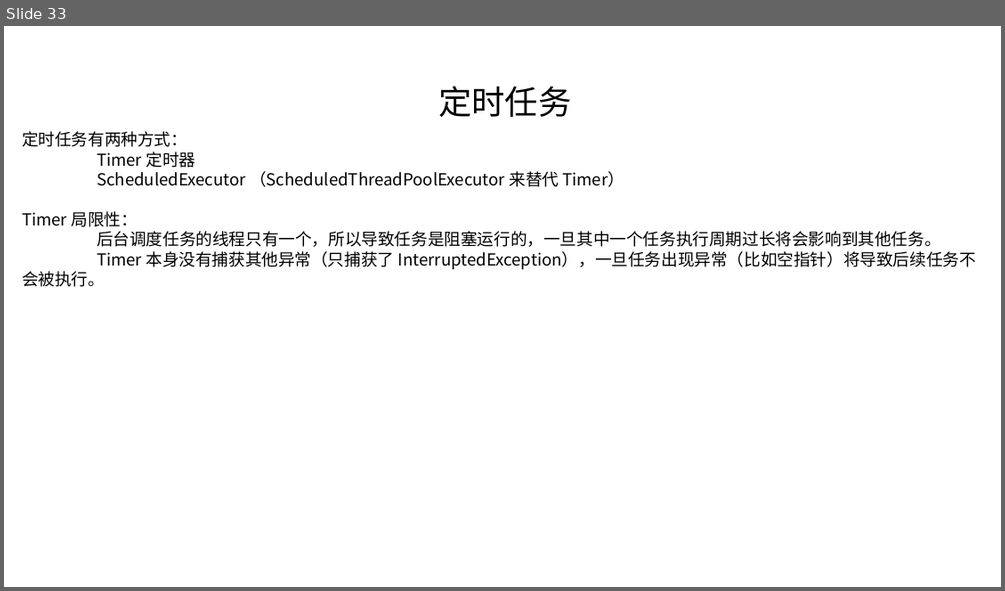
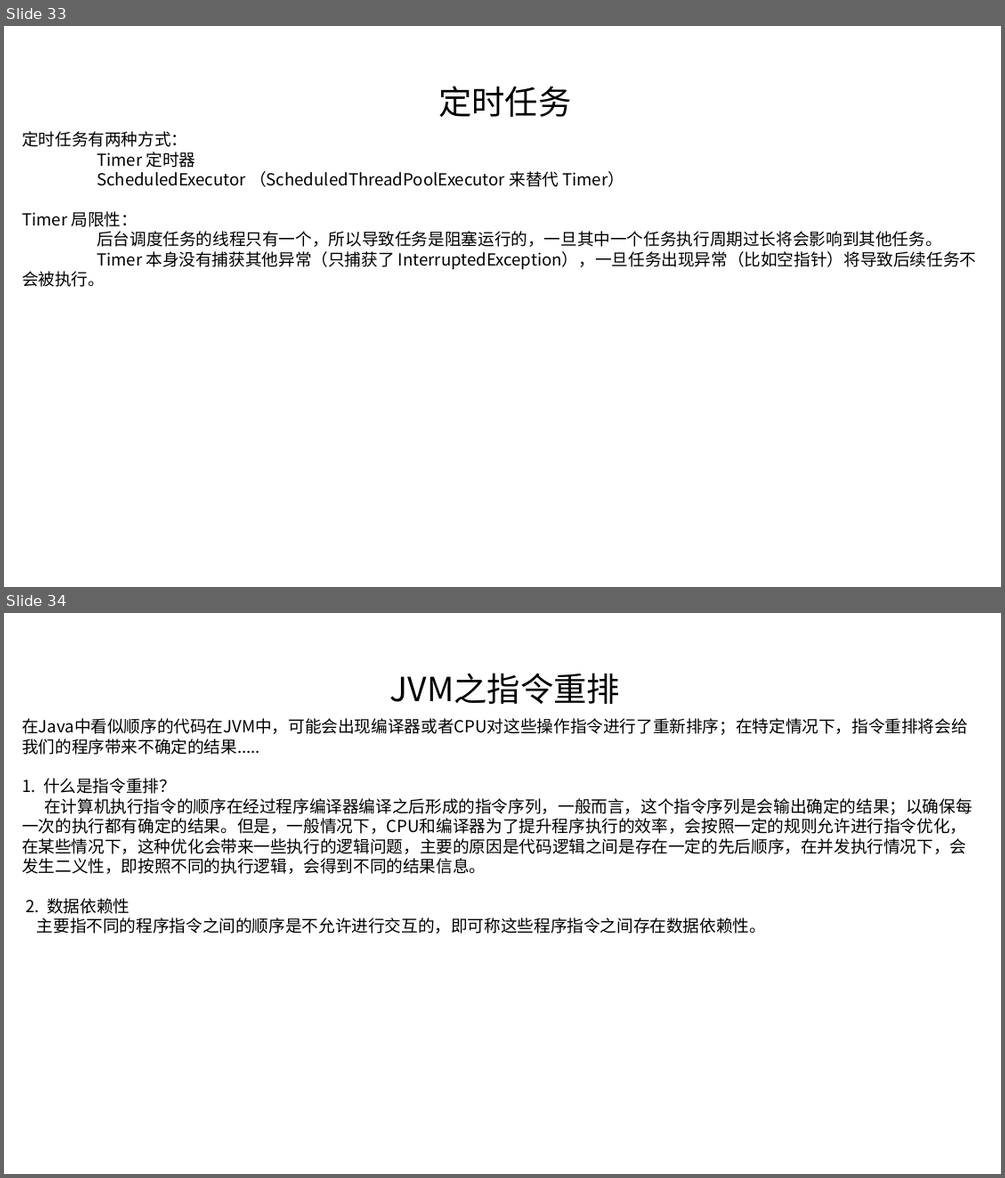
Before and after one commit to linkknown/PPT, a slide deck: 基础PPT/第10章：Java并发基础.pptx. Shown one above the other, each under a label of ours: slide 33 before the commit, slides 33 and 34 after it. The pictures are 1005x591 and 1005x1178 pixels, drawn with LibreOffice and Linux fonts; fonts in the diff are those of the drawing; background and template pictures are left out. Boxes give left, top, right and bottom in pixels: in the first picture for what was removed or moved away, otherwise in the second. Text is boxed around its words. In the diff, an @@ line names an element or a change of style, - is before the commit and + after.

Commit message:
PPT 优化

```diff
--- a/基础PPT/第10章：Java并发基础.pptx
+++ b/基础PPT/第10章：Java并发基础.pptx
@@ slide 34 added at (4, 613, 1001, 1174), background picture (left out) @@
@@ text added at (390, 673, 621, 704), 32 pt, text #000000 @@
+JVM之指令重排
@@ text added at (22, 718, 972, 933), 16 pt, text #000000 @@
+在Java中看似顺序的代码在JVM中，可能会出现编译器或者CPU对这些操作指令进行了重新排序；在特定情况下，指令重排将会给我们的程序带来不确定的结果.....
+1. 什么是指令重排？
+在计算机执行指令的顺序在经过程序编译器编译之后形成的指令序列，一般而言，这个指令序列是会输出确定的结果；以确保每一次的执行都有确定的结果。但是，一般情况下，CPU和编译器为了提升程序执行的效率，会按照一定的规则允许进行指令优化，在某些情况下，这种优化会带来一些执行的逻辑问题，主要的原因是代码逻辑之间是存在一定的先后顺序，在并发执行情况下，会发生二义性，即按照不同的执行逻辑，会得到不同的结果信息。
+2. 数据依赖性
+主要指不同的程序指令之间的顺序是不允许进行交互的，即可称这些程序指令之间存在数据依赖性。
```
Also in this commit, not shown: 1 slide changed, 10 other slides added, 1 other file.
